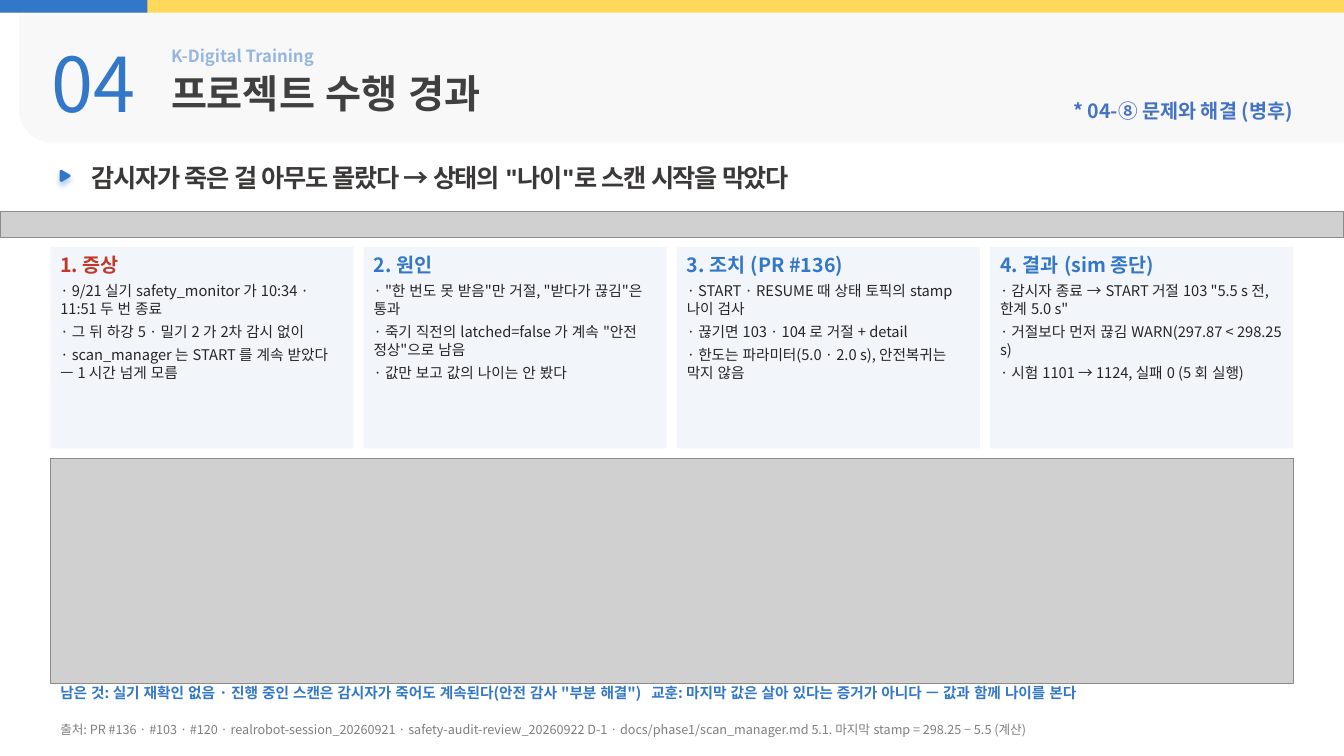
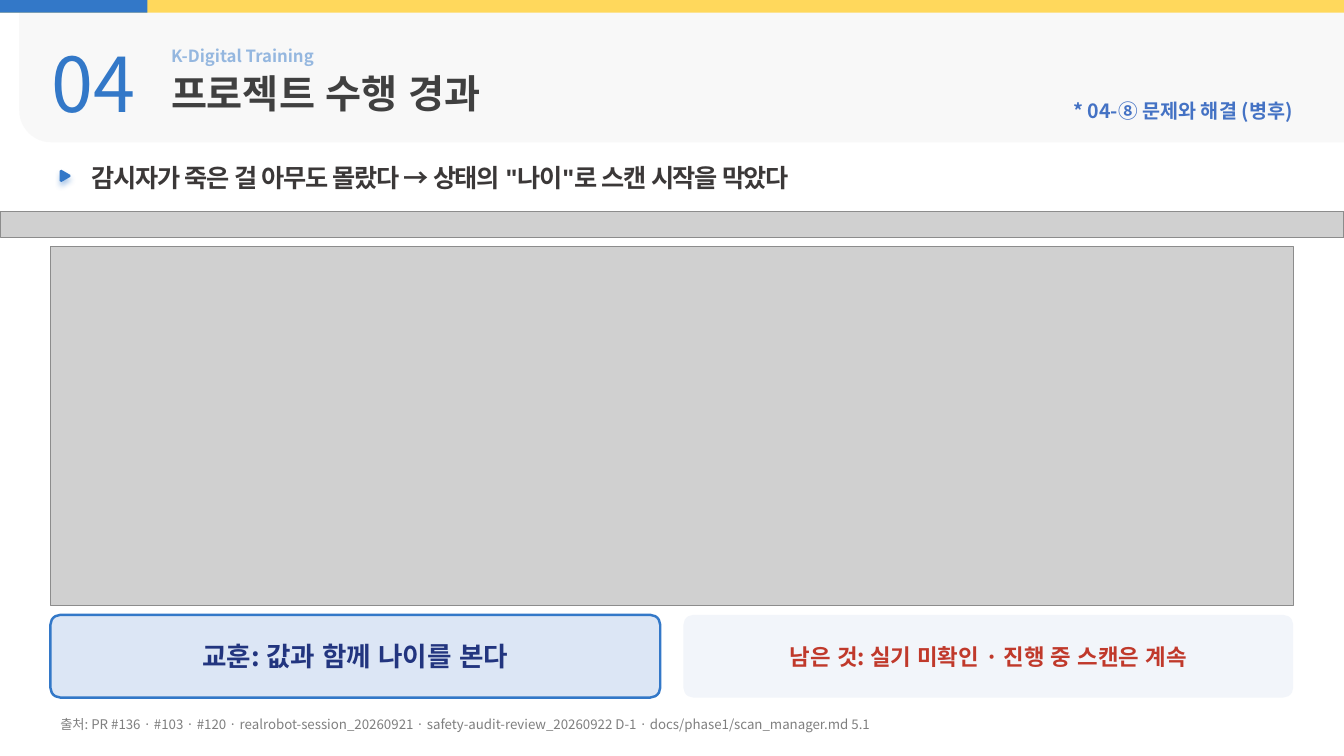
Before and after one commit to yujh5537/rokey_cobot1_Weld-Made, a slide deck: slide 15 of docs/presentation/slides-byeonghu.pptx. Drawn at 1344x756 pixels with LibreOffice and Linux fonts; fonts in the diff are those of the drawing; grey boxes stand for pictures; background and template pictures are left out. Boxes give left, top, right and bottom in pixels: in the first picture for what was removed or moved away, otherwise in the second. Text is boxed around its words. In the diff, an @@ line names an element or a change of style, - is before the commit and + after.

```diff
--- a/docs/presentation/slides-byeonghu.pptx
+++ b/docs/presentation/slides-byeonghu.pptx
@@ rectangle removed at <box>50,247,354,449</box> @@
-1. 증상
-· 9/21 실기 safety_monitor 가 10:34 · 11:51 두 번 종료
-· 그 뒤 하강 5 · 밀기 2 가 2차 감시 없이
-· scan_manager 는 START 를 계속 받았다 — 1 시간 넘게 모름
@@ picture added at <box>50,247,1294,606</box> @@
@@ rectangle removed at <box>364,247,667,449</box> @@
-2. 원인
-· "한 번도 못 받음"만 거절, "받다가 끊김"은 통과
-· 죽기 직전의 latched=false 가 계속 "안전 정상"으로 남음
-· 값만 보고 값의 나이는 안 봤다
@@ rectangle removed at <box>677,247,980,449</box> @@
-3. 조치 (PR #136)
-· START · RESUME 때 상태 토픽의 stamp 나이 검사
-· 끊기면 103 · 104 로 거절 + detail
-· 한도는 파라미터(5.0 · 2.0 s), 안전복귀는 막지 않음
@@ rectangle removed at <box>990,247,1294,449</box> @@
-4. 결과 (sim 종단)
-· 감시자 종료 → START 거절 103 "5.5 s 전, 한계 5.0 s"
-· 거절보다 먼저 끊김 WARN(297.87 < 298.25 s)
-· 시험 1101 → 1124, 실패 0 (5 회 실행)
@@ picture removed at <box>50,459,1294,685</box> @@
@@ rounded rectangle added at <box>50,615,660,698</box>, fill #DCE6F5, outline #3378C8 1.75 pt, 19 pt, text #22357F, bold @@
+교훈: 값과 함께 나이를 본다
@@ rounded rectangle added at <box>684,615,1294,698</box>, fill #F2F5FA, 16 pt, text #C0392B, bold @@
+남은 것: 실기 미확인 · 진행 중 스캔은 계속
@@ text removed at <box>60,683,1076,702</box> @@
-남은 것: 실기 재확인 없음 · 진행 중인 스캔은 감시자가 죽어도 계속된다(안전 감사 "부분 해결") 교훈: 마지막 값은 살아 있다는 증거가 아니다 — 값과 함께 나이를 본다
@@ text at <box>60,718,869,732</box>: text changed; size 9 to 9.5 pt @@
-출처: PR #136 · #103 · #120 · realrobot-session_20260921 · safety-audit-review_20260922 D-1 · docs/phase1/scan_manager.md 5.1. 마지막 stamp = 298.25 − 5.5 (계산)
+출처: PR #136 · #103 · #120 · realrobot-session_20260921 · safety-audit-review_20260922 D-1 · docs/phase1/scan_manager.md 5.1
```
Also in this commit, not shown: 16 other slides changed, 27 other files.
